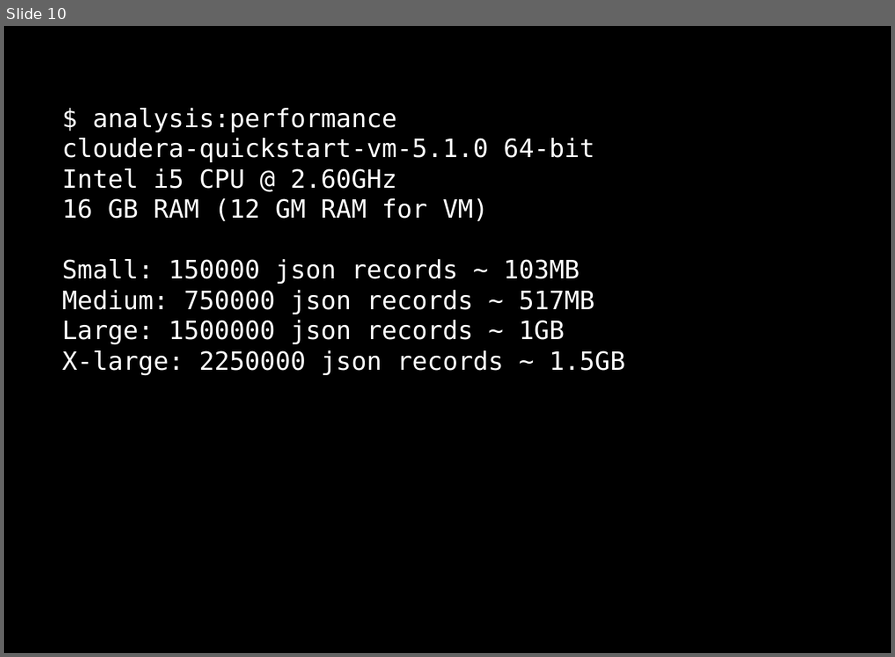
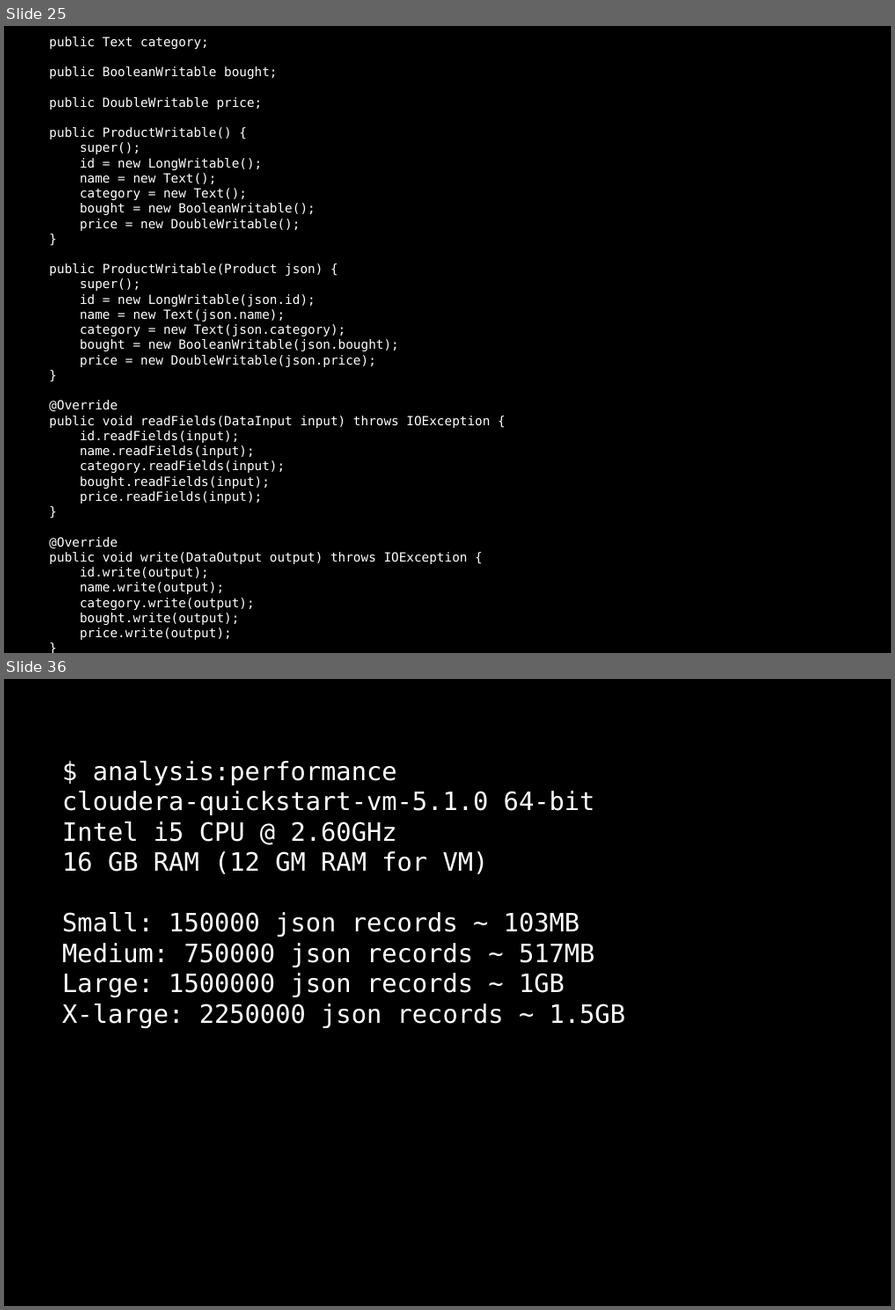
Before and after one commit to dzamurovic/coding-serbia-2014, a slide deck: coding-serbia.pptx. Shown one above the other, each under a label of ours: slide 10 before the commit, slides 25 and 36 after it; the slides between them are not shown. The pictures are 895x657 and 895x1310 pixels, drawn with LibreOffice and Linux fonts; fonts in the diff are those of the drawing. Boxes give left, top, right and bottom in pixels: in the first picture for what was removed or moved away, otherwise in the second. Text is boxed around its words. In the diff, an @@ line names an element or a change of style, - is before the commit and + after.

```diff
--- a/coding-serbia.pptx
+++ b/coding-serbia.pptx
@@ slide 25 added at [4,26,891,653], background #000000 @@
@@ rectangle added at [4,26,891,653], fill #000000, outline #000000 2 pt, 12 pt, text #FFFFFF @@
+public Text name;
+public Text category;
+public BooleanWritable bought;
+public DoubleWritable price;
+public ProductWritable() {
+super();
+id = new LongWritable();
+name = new Text();
+category = new Text();
+bought = new BooleanWritable();
+price = new DoubleWritable();
+}
+public ProductWritable(Product json) {
+super();
+id = new LongWritable(json.id);
+name = new Text(json.name);
+category = new Text(json.category);
+bought = new BooleanWritable(json.bought);
+price = new DoubleWritable(json.price);
+}
+@Override
+public void readFields(DataInput input) throws IOException {
+id.readFields(input);
+name.readFields(input);
+category.readFields(input);
+bought.readFields(input);
+price.readFields(input);
+}
+@Override
+public void write(DataOutput output) throws IOException {
+id.write(output);
+name.write(output);
+category.write(output);
+bought.write(output);
+price.write(output);
+}
@@ what was slide 10 is now slide 36 @@
```
Also in this commit, not shown: 4 slides changed, 28 other slides added, 1 other file.
